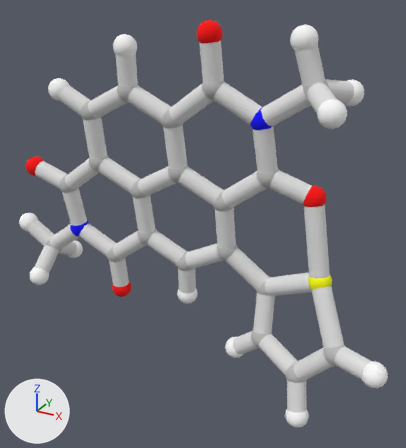
One commit to the glTF model backend/pndit/Dimethyl_Naphthalene_Dicarboximide_Phi_30_Theta_180_Thiophene/color.glb: the scene before it, then after it.
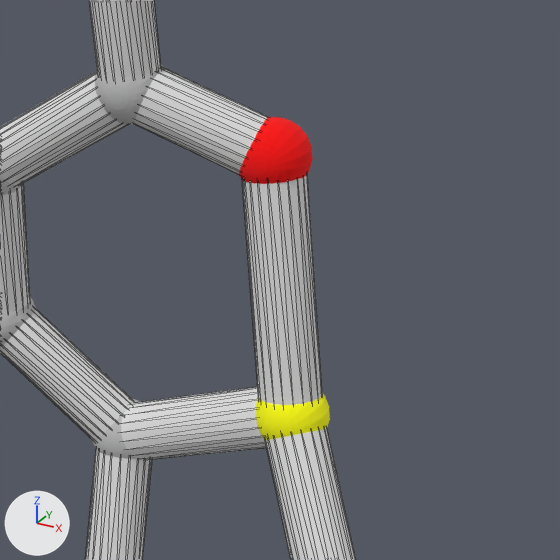
There are two pictures of each version: one whole from a camera (50 mm lens) standing at (7.1, -12.1, 5.73) and looking at (0.35, 0.17, -0.41), one close up on the part from 56% to 100% of the width and 33% to 73% of the height. Arrows for +X, +Y and +Z are at lower left; the lights stay in place. The close-ups show mesh edges as thin lines. Where no turn or scale is listed for an object, it has been applied to the vertices.

The scene before the commit, as lines of its bpy script (objects in view):
```python
me_grp12309 = bpy.data.meshes.new('grp12309')
me_grp12309.from_pydata(...)  # a UV sphere (20 segments, 19 rings, poles along y) spanning x 3.03..3.63, y -0.02..0.58, z 0.56..1.16; a UV sphere (20 segments, 19 rings, poles along y) spanning x 0.4..0.99, y -0.45..0.15, z 4.24..4.83; a UV sphere (20 segments, 19 rings, poles along y) spanning x -2.89..-2.3, y -0.08..0.52, z -3.52..-2.92; a UV sphere (20 segments, 19 rings, poles along y) spanning x -5.51..-4.91, y -0.51..0.09, z 0.18..0.77
me_grp12309.materials.append(mat_mtl12309)  # red #ff0000
me_grp13757 = bpy.data.meshes.new('grp13757')
me_grp13757.from_pydata(...)  # a UV sphere (20 segments, 19 rings, poles along y) spanning x 3.429..4.027, y -0.245..0.355, z -1.503..-0.905
me_grp13757.materials.append(mat_mtl13757)  # yellow #ffff00
me_grp14119 = bpy.data.meshes.new('grp14119')
me_grp14119.from_pydata(...)  # 1760 vertices, 3344 faces; spans x -6.1..5.58, y -1.23..1.16, z -4.81..4.58
me_grp14119.materials.append(mat_mtl14119)  # light grey #e1e1e1
ob_grp12309 = bpy.data.objects.new('grp12309', me_grp12309)
ob_grp12309.location = (0.0, 0.0, 0.0)
ob_grp13757 = bpy.data.objects.new('grp13757', me_grp13757)
ob_grp13757.location = (0.0, 0.0, 0.0)
ob_grp14119 = bpy.data.objects.new('grp14119', me_grp14119)
ob_grp14119.location = (0.0, 0.0, 0.0)
# also in view: 'grp1' at (-0.3, -0.1, -0.12)
```
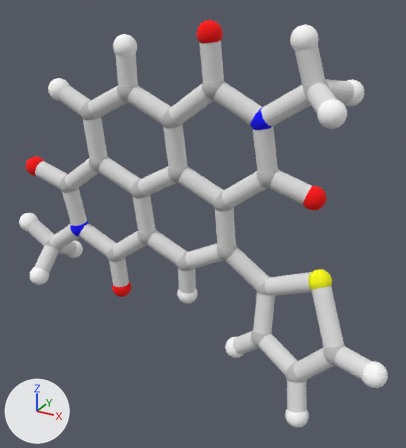
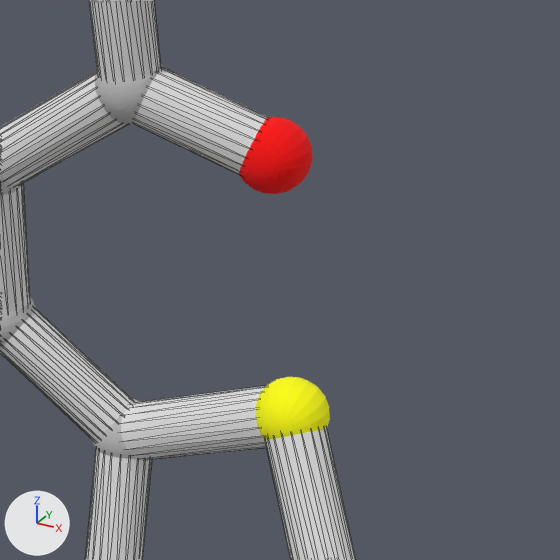
Where the change shows, as pixel boxes (x1, y1, x2, y2) in the close-ups (560 x 560 px):
part 1 of me_grp14119, deleted
    before: (242, 175, 322, 405)

The change in detail:
me_grp14119 has 1760 vertices, 3344 faces and spans x -6.1..5.58, y -1.23..1.16, z -4.81..4.58.
me_grp14119 is used by ob_grp14119; location (0.0, 0.0, 0.0).
me_grp14119 part 1: the loose piece of 40 vertices spanning x 3.08..3.97, y -0.19..0.53, z -1.26..0.91 is deleted.
